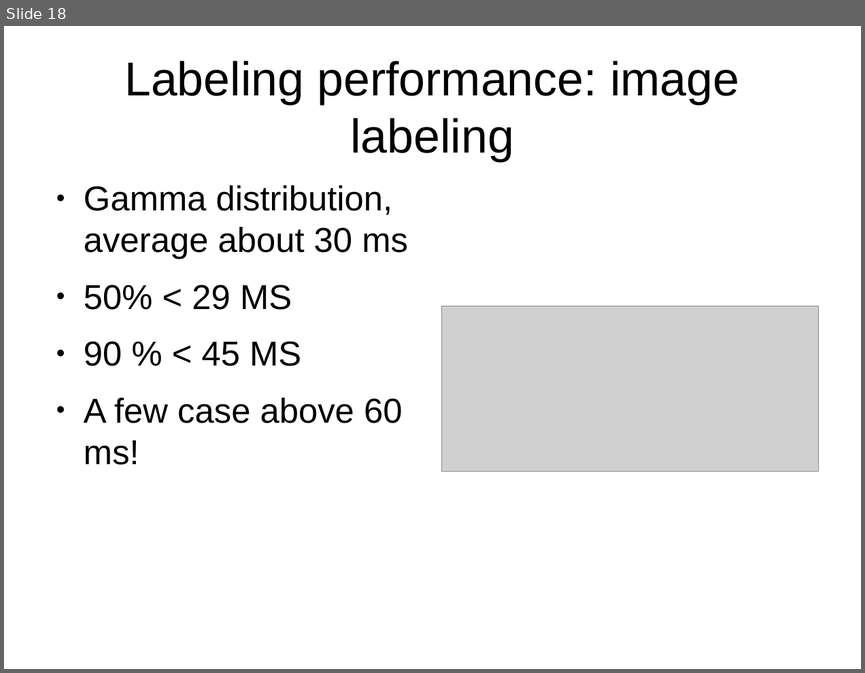
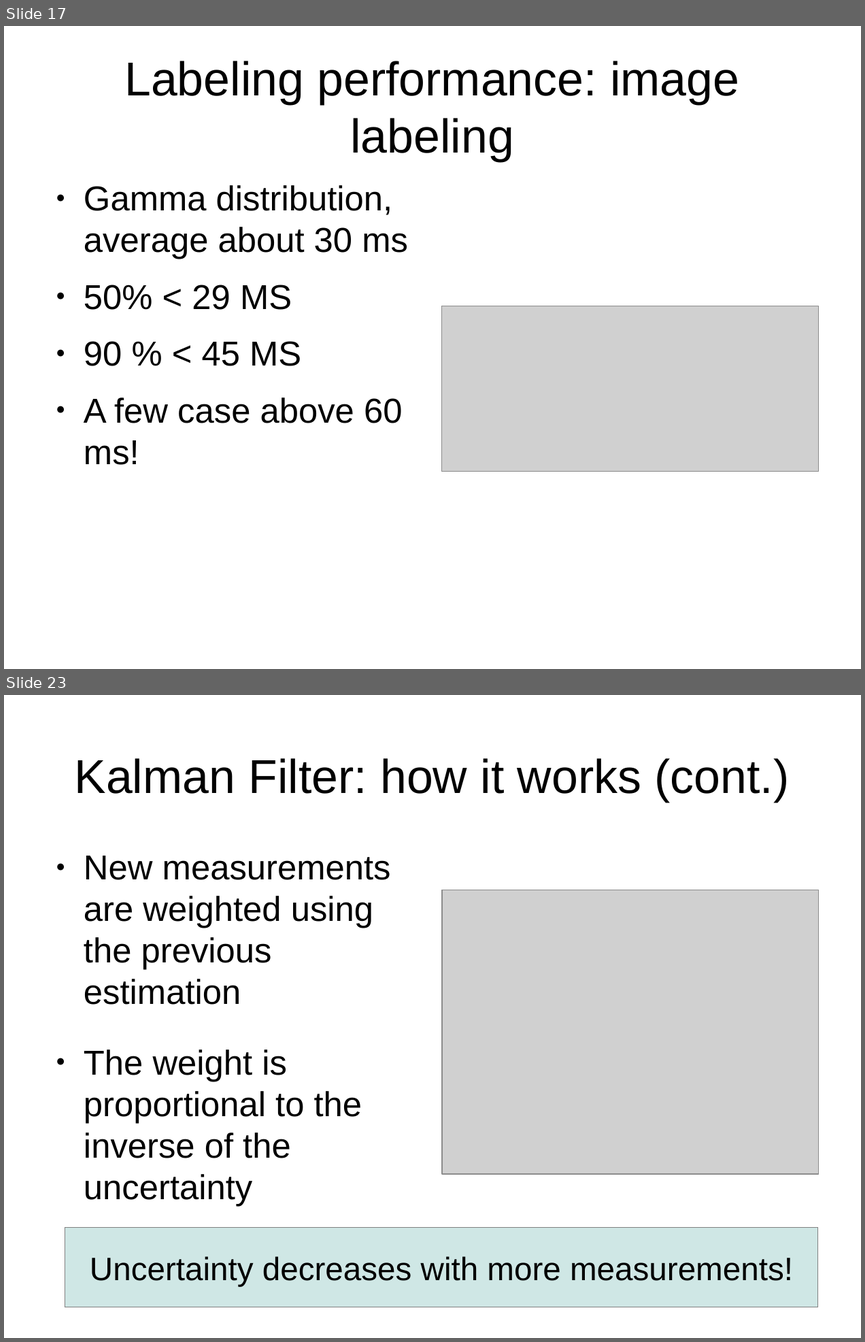
Before and after one commit to 0Chuzz/SNproject, a slide deck: slides.odp. Shown one above the other, each under a label of ours: slide 18 before the commit, slides 17 and 23 after it; the slides between them are not shown. The pictures are 865x673 and 865x1342 pixels, drawn with LibreOffice and Linux fonts; fonts in the diff are those of the drawing; grey boxes stand for pictures. Boxes give left, top, right and bottom in pixels: in the first picture for what was removed or moved away, otherwise in the second. Text is boxed around its words. In the diff, an @@ line names an element or a change of style, - is before the commit and + after.

```diff
--- a/slides.odp
+++ b/slides.odp
@@ slide 23 added at [4, 695, 861, 1338], background #FFFFFF @@
@@ title added at [75, 758, 789, 802], 44 pt, text #000000 @@
+Kalman Filter: how it works (cont.)
@@ text added at [84, 855, 391, 1004], 32 pt, text #000000 @@
+● New measurements are weighted using the previous estimation
@@ picture added at [442, 889, 818, 1174] @@
@@ text added at [84, 1049, 362, 1206], 32 pt, text #000000 @@
+● The weight is proportional to the inverse of the uncertainty
@@ rectangle added at [65, 1227, 819, 1307], fill #CFE7E5, outline #808080 0 pt, 30 pt, text #000000 @@
+Uncertainty decreases with more measurements!
@@ what was slide 18 is now slide 17 @@
```
Also in this commit, not shown: 8 slides changed, 34 other slides added, 17 slides removed, 3 other files.
